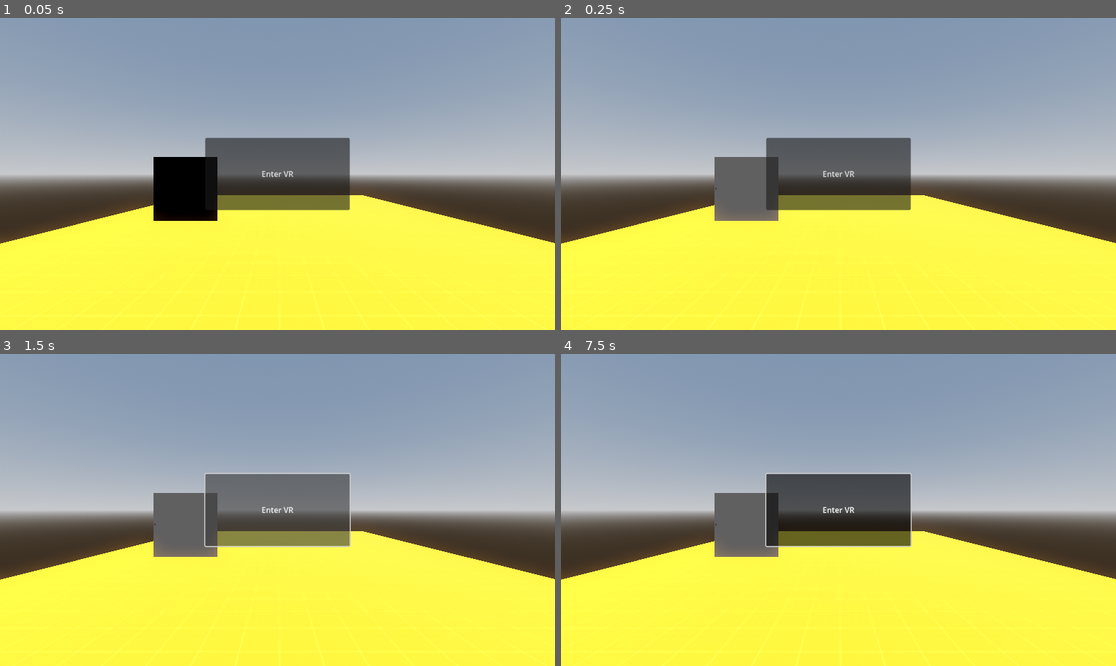
Above: before the commit, frames 1-4 (two rows, left to right).
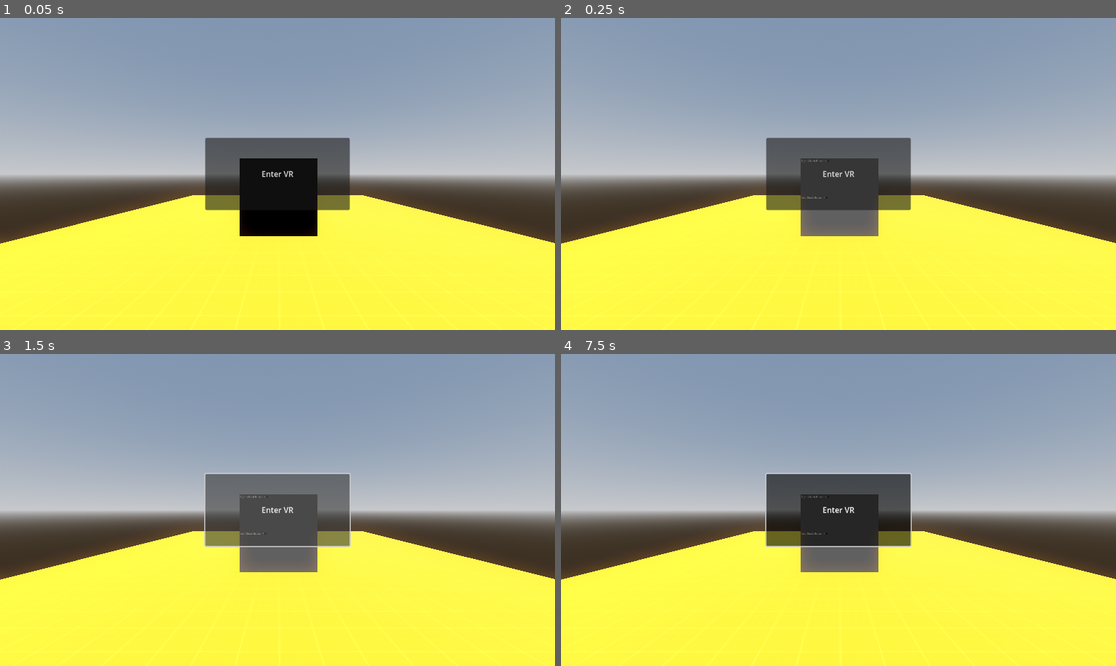
Above: after the commit, the same moments.

Repository: RomanSchifsky/CSCI5619-FinalProject
Game: Godot game, scene res://scenes/main.tscn
The game is run twice, just before and just after one commit, with the same random seed, the same clock (stepped at 60 frames per second) and the same inputs.
Inputs (mouse positions are in pixels of both pictures, inside the frame that each line leads up to):
- Up to frame 1 (0.05 s): no input
- Up to frame 2 (0.25 s): no input
- Up to frame 3 (1.5 s): click "Enter VR" at 0.5 s; click "Enter VR" at 1.25 s
- Up to frame 4 (7.5 s): click "Enter VR" at 2 s; tap Enter at 2.75, 4.25, 5.75 s; move the mouse to (960, 494) at 2.77 s; click (960, 494) at 2.92 s; tap Space at 3.5, 5, 6.5 s; drag from (727, 525) to (810, 572) at 3.52 s; move the mouse to (894, 441) at 4.27 s; click (894, 441) at 4.42 s; drag from (810, 572) to (672, 463) at 5.02 s; move the mouse to (1005, 556) at 5.77 s; click (1005, 556) at 5.92 s; drag from (672, 463) to (755, 432) at 6.52 s; move the mouse to (866, 510) at 7.27 s; click (866, 510) at 7.42 s

The runs differ from the first frame. In frame 1, 5.8% of the frame differs, in the area x 27-58%, y 44-70%; in frame 2, 4.7%; in frame 3, 4.6%; in frame 4, 4.6%.

Commit message:
small additions to the menu
minor changes to keep things consistent, I fixed some sizing issues on my end

Diff:
--- a/scenes/main.tscn
+++ b/scenes/main.tscn
@@ -26,17 +26,15 @@
 tonemap_mode = 2
 glow_enabled = true
 
-[sub_resource type="ViewportTexture" id="ViewportTexture_cix5i"]
-viewport_path = NodePath("Spatial Menu/SubViewport")
+[sub_resource type="ViewportTexture" id="ViewportTexture_myine"]
+viewport_path = NodePath("SubViewport")
 
-[sub_resource type="StandardMaterial3D" id="StandardMaterial3D_wunei"]
+[sub_resource type="StandardMaterial3D" id="StandardMaterial3D_eilww"]
 resource_local_to_scene = true
 shading_mode = 0
-albedo_texture = SubResource("ViewportTexture_cix5i")
+albedo_texture = SubResource("ViewportTexture_myine")
 
-[sub_resource type="PlaneMesh" id="PlaneMesh_cw5r1"]
-
-[sub_resource type="Skin" id="Skin_q8y3r"]
+[sub_resource type="PlaneMesh" id="PlaneMesh_np3ht"]
 
 [node name="Main" type="Node3D"]
 script = ExtResource("1_wh60i")
@@ -109,18 +107,29 @@
 size = Vector3(14, 2, 34)
 material = ExtResource("6_ld3ke")
 
-[node name="Spatial Menu" type="MeshInstance3D" parent="."]
-transform = Transform3D(1, 0, 0, 0, -4.37114e-08, -1, 0, 1, -4.37114e-08, -2.90677, 1.27561, -6.3483)
-material_override = SubResource("StandardMaterial3D_wunei")
-mesh = SubResource("PlaneMesh_cw5r1")
-skin = SubResource("Skin_q8y3r")
+[node name="SpatialMenu" type="MeshInstance3D" parent="."]
+transform = Transform3D(1, 0, 0, 0, -4.37114e-08, -1, 0, 1, -4.37114e-08, 0, 1.14717, -5.21162)
+material_override = SubResource("StandardMaterial3D_eilww")
+mesh = SubResource("PlaneMesh_np3ht")
 
-[node name="SubViewport" type="SubViewport" parent="Spatial Menu"]
+[node name="SubViewport" type="SubViewport" parent="."]
 
-[node name="CanvasLayer2" type="CanvasLayer" parent="Spatial Menu/SubViewport"]
+[node name="CanvasLayer2" type="CanvasLayer" parent="SubViewport"]
+follow_viewport_enabled = true
 
-[node name="CheckBox" type="CheckBox" parent="Spatial Menu/SubViewport/CanvasLayer2"]
-offset_right = 500.0
-offset_bottom = 500.0
-size_flags_horizontal = 0
-keep_pressed_outside = true
+[node name="LeftCheckButton" type="CheckButton" parent="SubViewport/CanvasLayer2"]
+anchors_preset = 4
+anchor_top = 0.5
+anchor_bottom = 0.5
+offset_top = -12.0
+offset_right = 44.0
+offset_bottom = 12.0
+grow_vertical = 2
+text = "Left Check Button
+"
+
+[node name="RightCheckButton" type="CheckButton" parent="SubViewport/CanvasLayer2"]
+offset_right = 44.0
+offset_bottom = 24.0
+text = "Right Check Button
+"
Not shown: 1 places in scenes/main.tscn that only renumber resources
